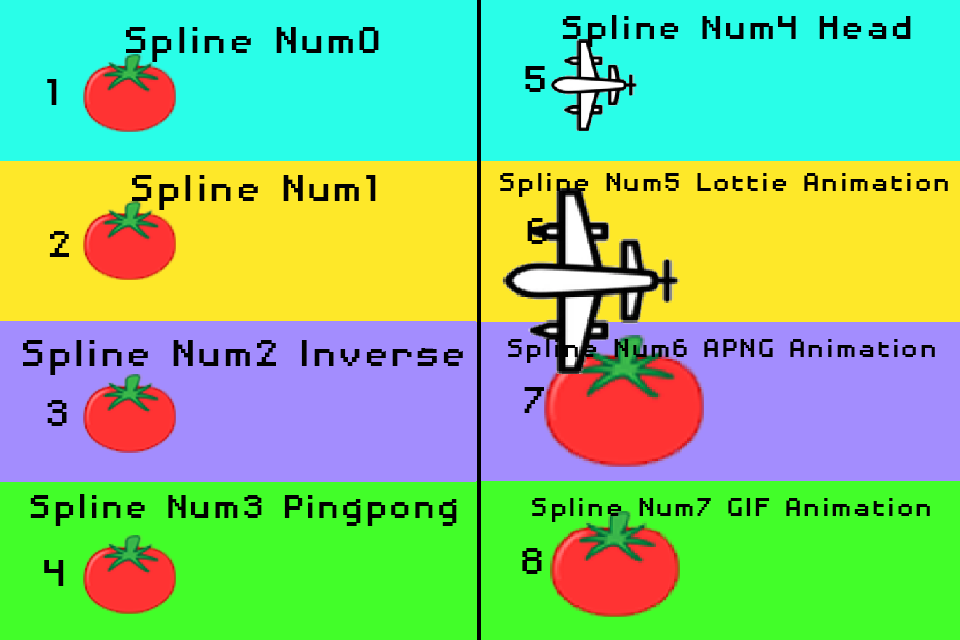
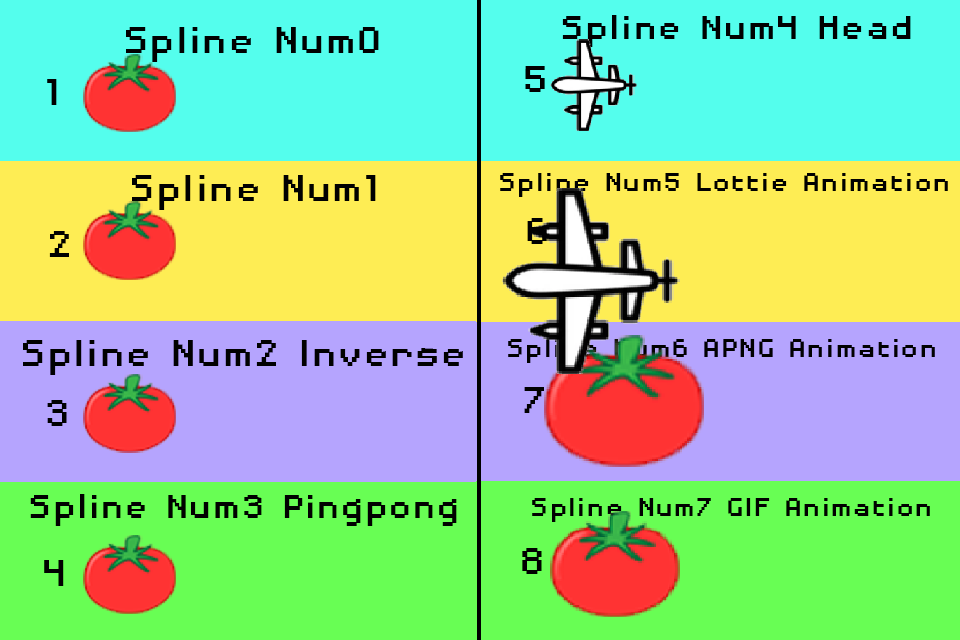
Two versions of the same layered image (960 × 640). Layer-by-layer changes:
moved "tomato2 spline=1" above "tomato3 spline=2x1" over [left=83, top=201, right=176, bottom=280]
moved "tomato3 spline=2x1" above "tomato4 spline=3x0x0x0x30x0x1" over [left=83, top=374, right=176, bottom=453]
"Layer 3 copy 2": opacity 100% → 80% over [left=0, top=482, right=476, bottom=640]
"Layer 3 copy": opacity 100% → 80% over [left=0, top=321, right=476, bottom=482]
"Layer 3": opacity 100% → 80% over [left=0, top=161, right=476, bottom=321]
"Layer 2": opacity 100% → 80% over [left=0, top=0, right=476, bottom=161]
moved "uav f=c spline=4x0x1x0x30x0x0" above "uav f=c spline=5x0x1x270x10x0x0 lottie='lf20_xiussssy.json'" over [left=550, top=39, right=637, bottom=131]
renamed "uav f=c spline=5x0x1x270x10x0x0 lottie=lf20_xiussssy.json" to "uav f=c spline=5x0x1x270x10x0x0 lottie='lf20_xiussssy.json'", moved it above "png f=b spline=6x0x0x0x10x0x0 apng='626241891@2x.png'x30" over [left=502, top=188, right=680, bottom=374]
renamed "png f=b spline=6x0x0x0x10x0x0 apng=626241891@2x.pngx30" to "png f=b spline=6x0x0x0x10x0x0 apng='626241891@2x.png'x30", moved it above "gif f=c spline=7x0x0x0x5x0x0 video=drone-flying.gif" over [left=544, top=335, right=704, bottom=467]
renamed "gif f=c spline=7x0x0x0x5x0x0 video=drone-flying.gif copy" to "gif f=c spline=7x0x0x0x5x0x0 video=drone-flying.gif", moved it above "Spline Num2 Inverse copy 5" over [left=550, top=511, right=680, bottom=617]
"Layer 3 copy 3" (1st of 3, in "Group 2"): opacity 100% → 80% over [left=476, top=481, right=960, bottom=640]
"Layer 3 copy 3" (2nd of 3, in "Group 2"): opacity 100% → 80% over [left=476, top=322, right=960, bottom=481]
"Layer 3 copy 3" (3rd of 3, in "Group 2"): opacity 100% → 80% over [left=476, top=161, right=960, bottom=322]
"Layer 2 copy": opacity 100% → 80% over [left=476, top=0, right=960, bottom=161]
…and 2 more changes (2 stack)
